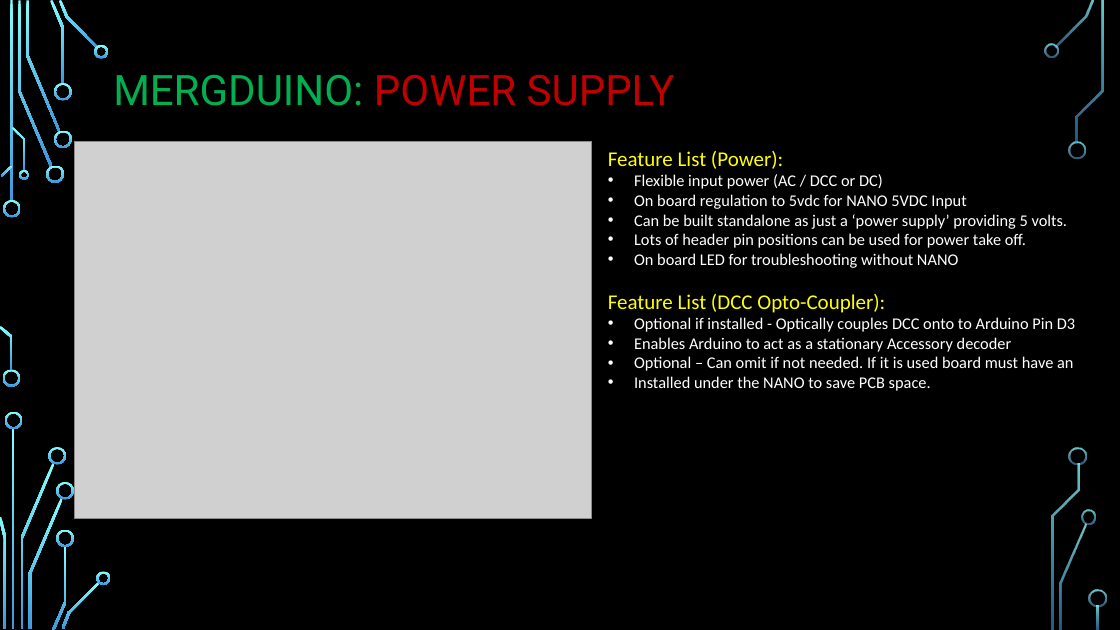
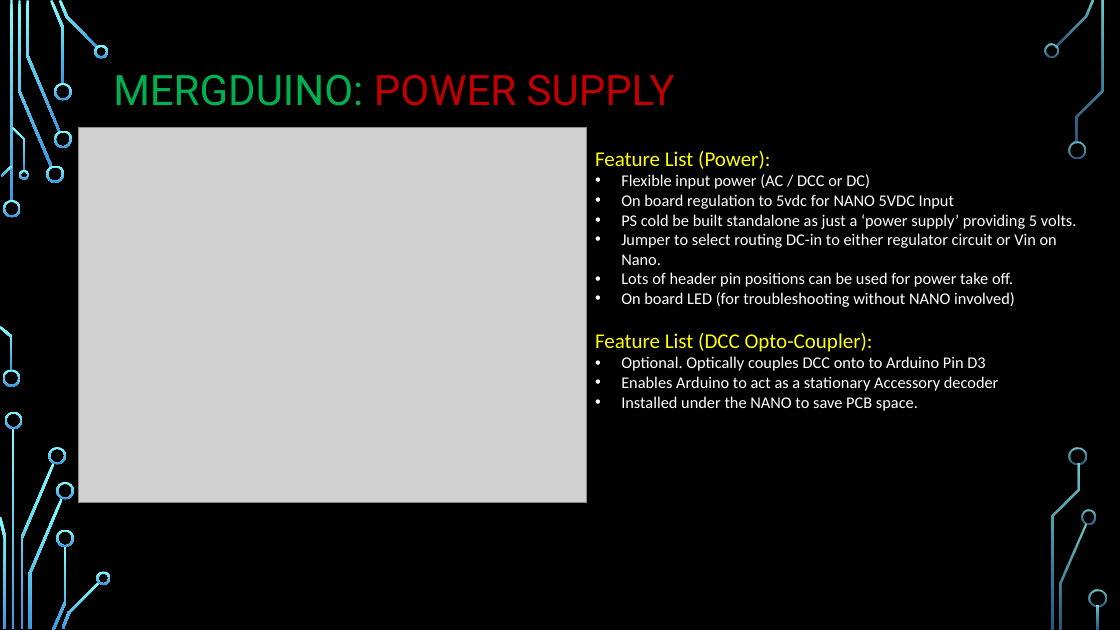
Before and after one commit to Alan-Lomax/MERG-SIG-Presentations, a slide deck: slide 5 of Practical Arduino - Ground Up.pptx. Drawn at 1120x630 pixels with LibreOffice and Linux fonts; fonts in the diff are those of the drawing; grey boxes stand for pictures; background and template pictures are left out. Boxes give left, top, right and bottom in pixels: in the first picture for what was removed or moved away, otherwise in the second. Text is boxed around its words. In the diff, an @@ line names an element or a change of style, - is before the commit and + after.

```diff
--- a/Practical Arduino - Ground Up.pptx
+++ b/Practical Arduino - Ground Up.pptx
@@ picture: place and size @@
-picture at box(75, 141, 592, 518)
+picture at box(78, 128, 586, 503)
@@ text "Feature List (Power):": place and size @@
-text "Feature List (Power):" at box(608, 151, 1075, 391)
+text "Feature List (Power):" at box(595, 151, 1077, 408)
@@ text at box(621, 214, 1077, 265): text changed @@
-• Can be built standalone as just a ‘power supply’ providing 5 volts.
+• PS cold be built standalone as just a ‘power supply’ providing 5 volts.
+• Jumper to select routing DC-in to either regulator circuit or Vin on Nano.
@@ text at box(621, 292, 1015, 307): text changed @@
-• On board LED for troubleshooting without NANO
+• On board LED (for troubleshooting without NANO involved)
@@ text at box(621, 356, 985, 371): text changed @@
-• Optional if installed - Optically couples DCC onto to Arduino Pin D3
+• Optional. Optically couples DCC onto to Arduino Pin D3
@@ text at box(634, 356, 1073, 371): paragraph removed @@
-• Optional – Can omit if not needed. If it is used board must have an
```
Also in this commit, not shown: 4 other slides changed.
